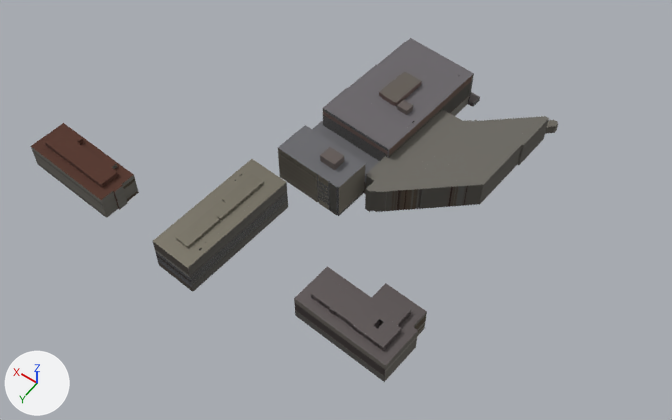
Two versions of the glTF model v2/tiles/t_0_0.far.glb, one commit apart.
One viewpoint serves both versions: a 50 mm lens placed at (-44.0, 95.0, 380.0), pointed at (130.0, -148.0, -2.0). The lights are fixed; the arrows at lower left show +X, +Y and +Z. The first picture is the older version. Where no turn or scale is listed for an object, it has been applied to the vertices. Vertices at exactly the same position are counted once.

Objects in the first picture: 'opaque'.
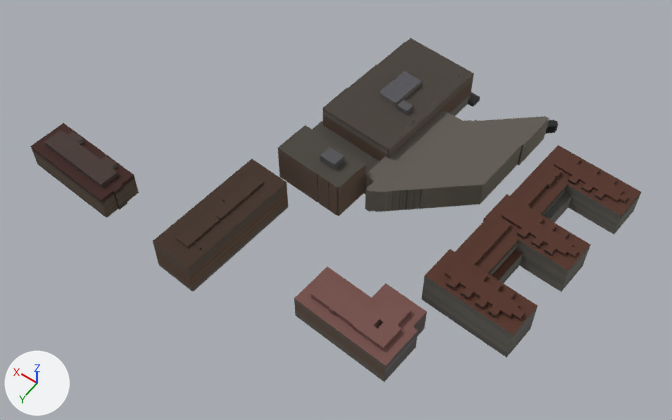
Where the newer file only moved an object's origin or applied its transform, the numbers keep the older frame.

Pixel boxes [x1, y1, x2, y2] of what changed, in the pictures (672 x 420 px; the box of a moved part takes in the faces that stretch with it):
'opaque', reshaped (16% wider): before [31, 38, 558, 382]; after [31, 38, 641, 382]
part 1 of me_opaque, added: after [422, 145, 641, 358]
part 2 of me_opaque, moved or reshaped: [329, 308, 353, 329] in both
part 3 of me_opaque, surface changed: [31, 38, 558, 379] in both

Diff of the bpy script that builds the scene:
```diff
--- a/v2/tiles/t_0_0.far.glb.py
+++ b/v2/tiles/t_0_0.far.glb.py
@@ me_opaque @@
 # used by ob_opaque; location = (164.7, -165.0, 13.8)
-me_opaque.from_pydata(...)  # 1467 vertices, 1801 faces; spans x -113.0..113.0, y -99.0..99.0, z -14.0..14.0
+me_opaque.from_pydata(...)  # 1996 vertices, 2491 faces; spans x -161.0..113.0, y -99.0..99.0, z -14.0..14.0
+# me_opaque part 1: a new loose piece of 529 vertices spanning x -161.0..-101.0, y -75.0..43.0, z -14.0..9.0, in mat_palettematerial001
+# me_opaque part 2
+# 2 vertices are removed from x -77.0, y 77.0, z 1.0..4.0
+# 10 faces are deleted
+# 2 vertices are added at (-77.0, 78.0, 1.0), (-77.0, 78.0, 4.0)
+# 10 new faces join them
+# me_opaque part 3: 1791 kept faces spanning x -113.0..113.0, y -99.0..99.0, z -14.0..14.0 get new texture (UV) coordinates
 me_opaque.materials.append(mat_palettematerial001)
```
